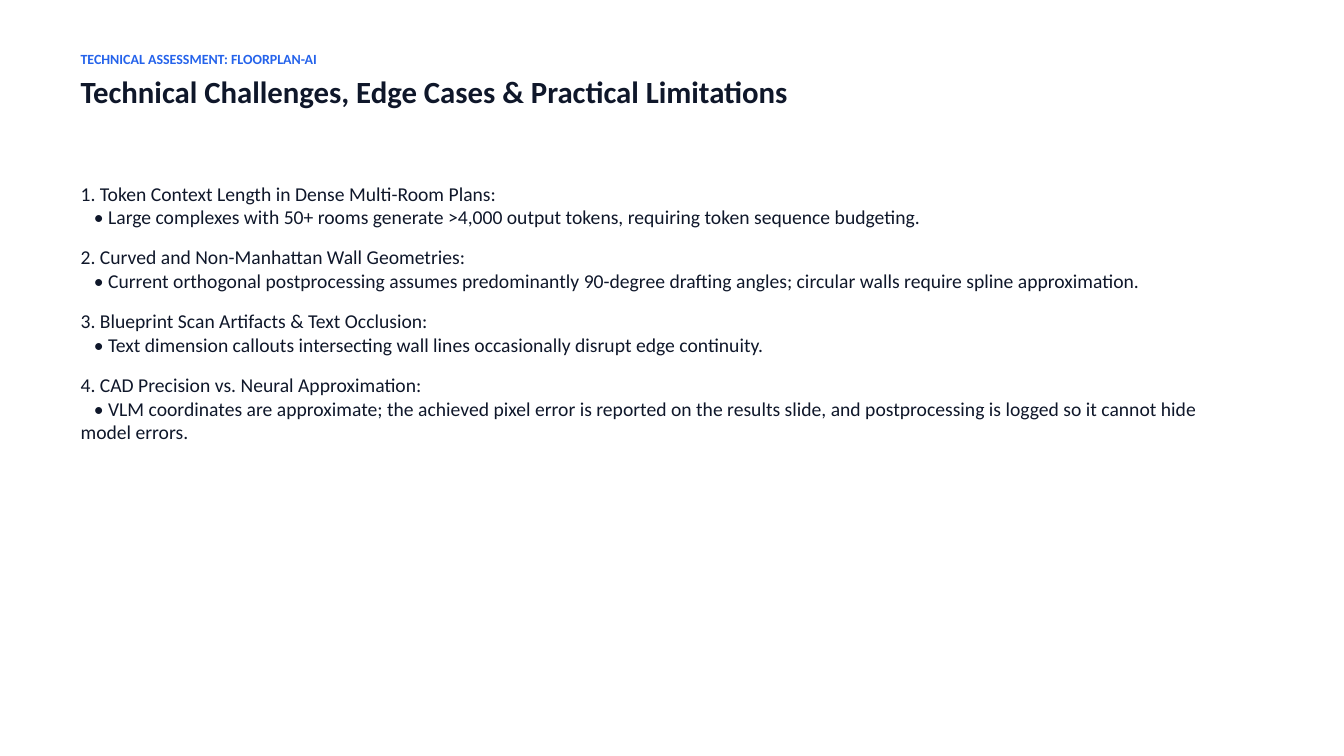
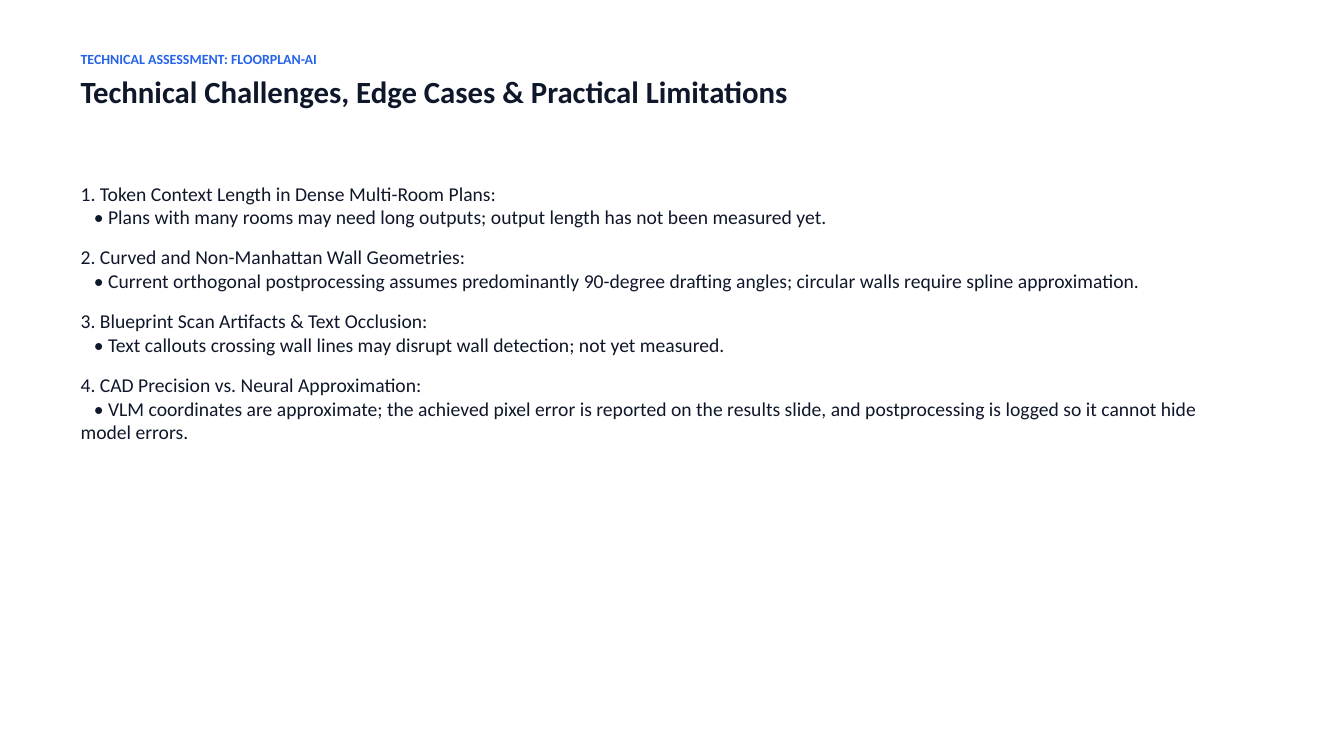
Before and after one commit to sandhiya-1234/FloorPlan-AI, a slide deck: slide 13 of presentation/Floorplan_AI_Assessment.pptx. Drawn at 1344x756 pixels with LibreOffice and Linux fonts; fonts in the diff are those of the drawing. Boxes give left, top, right and bottom in pixels: in the first picture for what was removed or moved away, otherwise in the second. Text is boxed around its words. In the diff, an @@ line names an element or a change of style, - is before the commit and + after.

```diff
--- a/presentation/Floorplan_AI_Assessment.pptx
+++ b/presentation/Floorplan_AI_Assessment.pptx
@@ text at (81,187,826,228): text changed @@
-1. Token Context Length in Dense Multi-Room Plans:
-• Large complexes with 50+ rooms generate >4,000 output tokens, requiring token sequence budgeting.
+1. Token Context Length in Dense Multi-Room Plans:
+• Plans with many rooms may need long outputs; output length has not been measured yet.
@@ text at (81,314,724,356): text changed @@
-3. Blueprint Scan Artifacts & Text Occlusion:
-• Text dimension callouts intersecting wall lines occasionally disrupt edge continuity.
+3. Blueprint Scan Artifacts & Text Occlusion:
+• Text callouts crossing wall lines may disrupt wall detection; not yet measured.
```
Also in this commit, not shown: 6 other slides changed, 3 other files.
